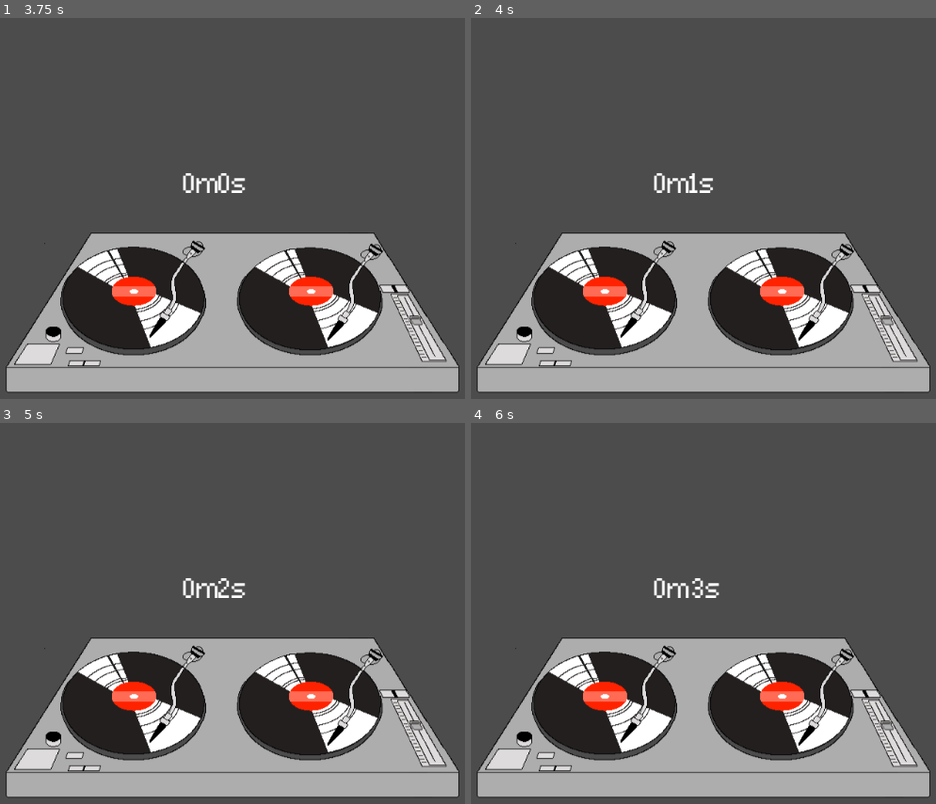
Above: before the commit, frames 1-4 (two rows, left to right).
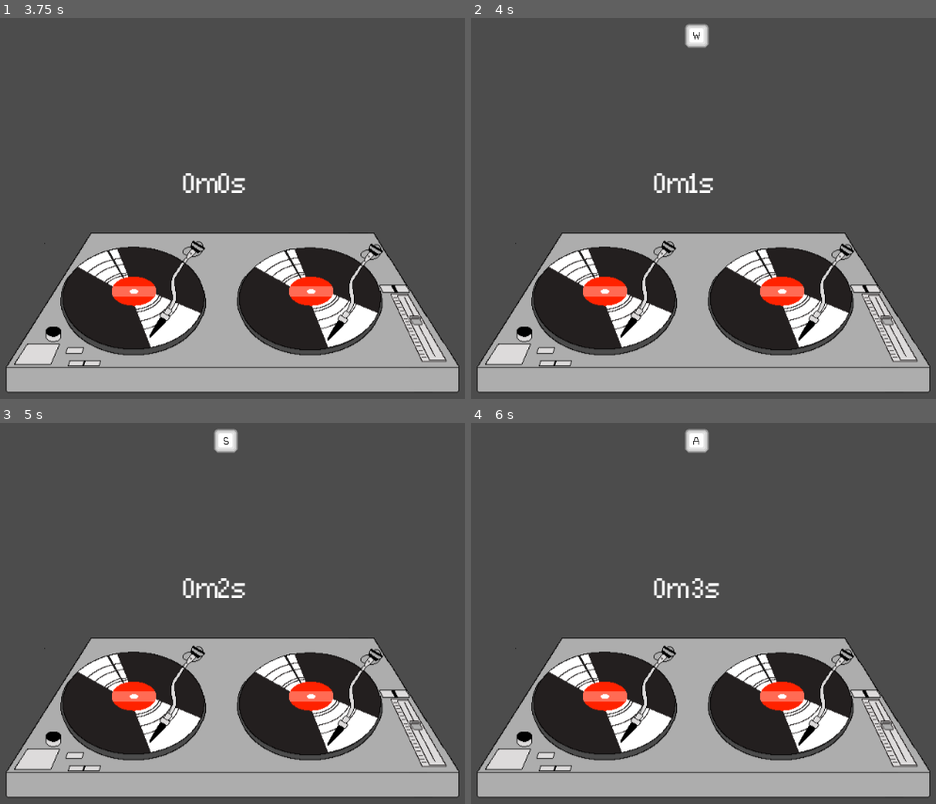
Above: after the commit, the same moments.

Repository: Sandvich/StrawberryJam3
Game: Godot game, scene res://game.tscn
The game is run twice, just before and just after one commit, with the same random seed, the same clock (stepped at 60 frames per second) and the same inputs.
Inputs:
- Up to frame 1 (3.75 s): tap Enter at 0.5, 2, 3.5 s; hold D (left_deck_right, bound only after the commit) 0.53-1.28 s; tap Space at 1.25, 2.75 s; hold S (left_deck_down, bound only after the commit) 1.28-2.03 s; hold D (left_deck_right, bound only after the commit) 2.03-2.78 s; hold W (left_deck_up, bound only after the commit) 2.78-3.53 s; hold S (left_deck_down, bound only after the commit) from 3.53 s (still down)
- Up to frame 2 (4 s): keep holding S (left_deck_down, bound only after the commit)
- Up to frame 3 (5 s): keep holding S (left_deck_down, bound only after the commit); tap Space at 4.25 s
- Up to frame 4 (6 s): release S (left_deck_down, bound only after the commit) at 5.78 s; hold D (left_deck_right, bound only after the commit) from 5.78 s (still down)

Frame 1 is identical in both runs. In frame 2, 0.3% of the frame differs, in the area x 45-52%, y 1-8%; in frame 3, 0.3%; in frame 4, 0.3%.

Commit message:
Spawner singleton to spawn prompts. Prompts delete themselves if the appropriate key is pressed.

Diff:
--- a/src/Conductor.gd
+++ b/src/Conductor.gd
@@ -5,26 +5,28 @@
 var time_decimal = [0, 0]
 var time_string = "%dm %ds"
 var leveldata
+var spawner
 
 func _ready():
 	set_process(false)
 	label = get_parent().get_node("time")
+	spawner = get_parent().get_node("Spawner")
 	var file = File.new()
 	file.open("res://levels.json", file.READ)
 	var output = JSON.parse(file.get_as_text())
 	if output.error == OK:
 		leveldata = output.result["easy"]
 	file.close()
+	print("Running level: easy")
 
 func _process(delta):
 	time += delta
 	time_decimal[0] = floor(time/60)
 	time_decimal[1] = floor(fmod(time, 60))
 	label.set_text(time_string % time_decimal)
-	if leveldata.size() > 0:
-		if time >= leveldata[0][0]:
-			print("spawn a " + leveldata[0][1])
-			leveldata.pop_front()
+	while time >= leveldata[0][0]:
+		spawner.prompt(leveldata[0][1])
+		leveldata.pop_front()
 
 func start():
 	set_process(true)
--- /dev/null
+++ b/src/code/Prompt.gd
@@ -0,0 +1,18 @@
+extends Sprite
+
+var timer
+var image
+var keypress
+
+func _init(key, img):
+	._init()
+	image = img
+	keypress = key
+	self.position = Vector2(512, 100)
+
+func _ready():
+	set_texture(image)
+
+func _input(event):
+	if event.is_action_pressed(keypress):
+		queue_free()
--- /dev/null
+++ b/src/code/Spawner.gd
@@ -0,0 +1,26 @@
+extends Node
+
+var key_map
+var valid_keys
+var promptClass
+
+func _ready():
+	key_map = {
+		"left_deck_up":load("res://assets/w.png"),
+		"left_deck_left":load("res://assets/a.png"),
+		"left_deck_down":load("res://assets/s.png"),
+		"left_deck_right":load("res://assets/d.png"),
+		"right_deck_left":load("res://assets/arrow_left.png"),
+		"right_deck_right":load("res://assets/arrow_right.png"),
+		"right_deck_up":load("res://assets/arrow_up.png"),
+		"right_deck_down":load("res://assets/arrow_down.png")
+	}
+	valid_keys = key_map.keys()
+	promptClass = load("res://code/Prompt.gd")
+
+func prompt(key):
+	if key in valid_keys:
+		print("Spawn %s" % key)
+		add_child(promptClass.new(key, key_map[key]))
+	else:
+		print("%s is not a valid prompt!" % key)
--- a/src/game.tscn
+++ b/src/game.tscn
@@ -1,9 +1,10 @@
-[gd_scene load_steps=6 format=2]
+[gd_scene load_steps=7 format=2]
 
 [ext_resource path="res://assets/ConnectionII.otf" type="DynamicFontData" id=1]
-[ext_resource path="res://assets/RaveParty.wav" type="AudioStream" id=2]
-[ext_resource path="res://Conductor.gd" type="Script" id=3]
-[ext_resource path="res://assets/deck.tres" type="SpriteFrames" id=4]
+[ext_resource path="res://code/Spawner.gd" type="Script" id=2]
+[ext_resource path="res://assets/RaveParty.wav" type="AudioStream" id=3]
+[ext_resource path="res://Conductor.gd" type="Script" id=4]
+[ext_resource path="res://assets/deck.tres" type="SpriteFrames" id=5]
 
 [sub_resource type="DynamicFont" id=1]
 
@@ -59,15 +60,19 @@
 selection_enabled = false
 override_selected_font_color = false
 
-[node name="Conductor" type="AudioStreamPlayer" parent="." index="1"]
+[node name="Spawner" type="Node" parent="." index="1"]
 
-stream = ExtResource( 2 )
+script = ExtResource( 2 )
+
+[node name="Conductor" type="AudioStreamPlayer" parent="." index="2"]
+
+stream = ExtResource( 3 )
 volume_db = 0.0
 pitch_scale = 1.0
 autoplay = false
 mix_target = 0
 bus = "Master"
-script = ExtResource( 3 )
+script = ExtResource( 4 )
 
 [node name="StartTimer" type="Timer" parent="Conductor" index="0"]
 
--- a/src/levels.json
+++ b/src/levels.json
@@ -1,12 +1,13 @@
 {
 	"easy":[
-		[1, "w"],
-		[2, "a"],
-		[3, "s"],
-		[4, "d"],
-		[5, "left"],
-		[6, "right"],
-		[7, "up"],
-		[8, "down"]
+		[1, "left_deck_up"],
+		[2, "left_deck_down"],
+		[3, "left_deck_left"],
+		[4, "left_deck_right"],
+		[5, "right_deck_up"],
+		[6, "right_deck_down"],
+		[7, "right_deck_left"],
+		[8, "right_deck_right"],
+		[120, "no_prompt"]
 		]
 }
--- a/src/project.godot
+++ b/src/project.godot
@@ -14,6 +14,33 @@
 run/main_scene="res://game.tscn"
 config/icon="res://icon.png"
 
+[input]
+
+left_deck_up=[ Object(InputEventKey,"resource_local_to_scene":false,"resource_name":"","device":0,"alt":false,"shift":false,"control":false,"meta":false,"command":false,"pressed":false,"scancode":87,"unicode":0,"echo":false,"script":null)
+, Object(InputEventJoypadButton,"resource_local_to_scene":false,"resource_name":"","device":0,"button_index":12,"pressure":0.0,"pressed":false,"script":null)
+ ]
+left_deck_down=[ Object(InputEventKey,"resource_local_to_scene":false,"resource_name":"","device":0,"alt":false,"shift":false,"control":false,"meta":false,"command":false,"pressed":false,"scancode":83,"unicode":0,"echo":false,"script":null)
+, Object(InputEventJoypadButton,"resource_local_to_scene":false,"resource_name":"","device":0,"button_index":13,"pressure":0.0,"pressed":false,"script":null)
+ ]
+left_deck_left=[ Object(InputEventKey,"resource_local_to_scene":false,"resource_name":"","device":0,"alt":false,"shift":false,"control":false,"meta":false,"command":false,"pressed":false,"scancode":65,"unicode":0,"echo":false,"script":null)
+, Object(InputEventJoypadButton,"resource_local_to_scene":false,"resource_name":"","device":0,"button_index":14,"pressure":0.0,"pressed":false,"script":null)
+ ]
+left_deck_right=[ Object(InputEventKey,"resource_local_to_scene":false,"resource_name":"","device":0,"alt":false,"shift":false,"control":false,"meta":false,"command":false,"pressed":false,"scancode":68,"unicode":0,"echo":false,"script":null)
+, Object(InputEventJoypadButton,"resource_local_to_scene":false,"resource_name":"","device":0,"button_index":15,"pressure":0.0,"pressed":false,"script":null)
+ ]
+right_deck_up=[ Object(InputEventKey,"resource_local_to_scene":false,"resource_name":"","device":0,"alt":false,"shift":false,"control":false,"meta":false,"command":false,"pressed":false,"scancode":16777232,"unicode":0,"echo":false,"script":null)
+, Object(InputEventJoypadButton,"resource_local_to_scene":false,"resource_name":"","device":0,"button_index":3,"pressure":0.0,"pressed":false,"script":null)
+ ]
+right_deck_down=[ Object(InputEventKey,"resource_local_to_scene":false,"resource_name":"","device":0,"alt":false,"shift":false,"control":false,"meta":false,"command":false,"pressed":false,"scancode":16777234,"unicode":0,"echo":false,"script":null)
+, Object(InputEventJoypadButton,"resource_local_to_scene":false,"resource_name":"","device":0,"button_index":0,"pressure":0.0,"pressed":false,"script":null)
+ ]
+right_deck_left=[ Object(InputEventKey,"resource_local_to_scene":false,"resource_name":"","device":0,"alt":false,"shift":false,"control":false,"meta":false,"command":false,"pressed":false,"scancode":16777231,"unicode":0,"echo":false,"script":null)
+, Object(InputEventJoypadButton,"resource_local_to_scene":false,"resource_name":"","device":0,"button_index":2,"pressure":0.0,"pressed":false,"script":null)
+ ]
+right_deck_right=[ Object(InputEventKey,"resource_local_to_scene":false,"resource_name":"","device":0,"alt":false,"shift":false,"control":false,"meta":false,"command":false,"pressed":false,"scancode":16777233,"unicode":0,"echo":false,"script":null)
+, Object(InputEventJoypadButton,"resource_local_to_scene":false,"resource_name":"","device":0,"button_index":1,"pressure":0.0,"pressed":false,"script":null)
+ ]
+
 [rendering]
 
 environment/default_environment="res://default_env.tres"
Not shown: 1 places in src/game.tscn that only renumber resources
Not shown, changed: push.sh
